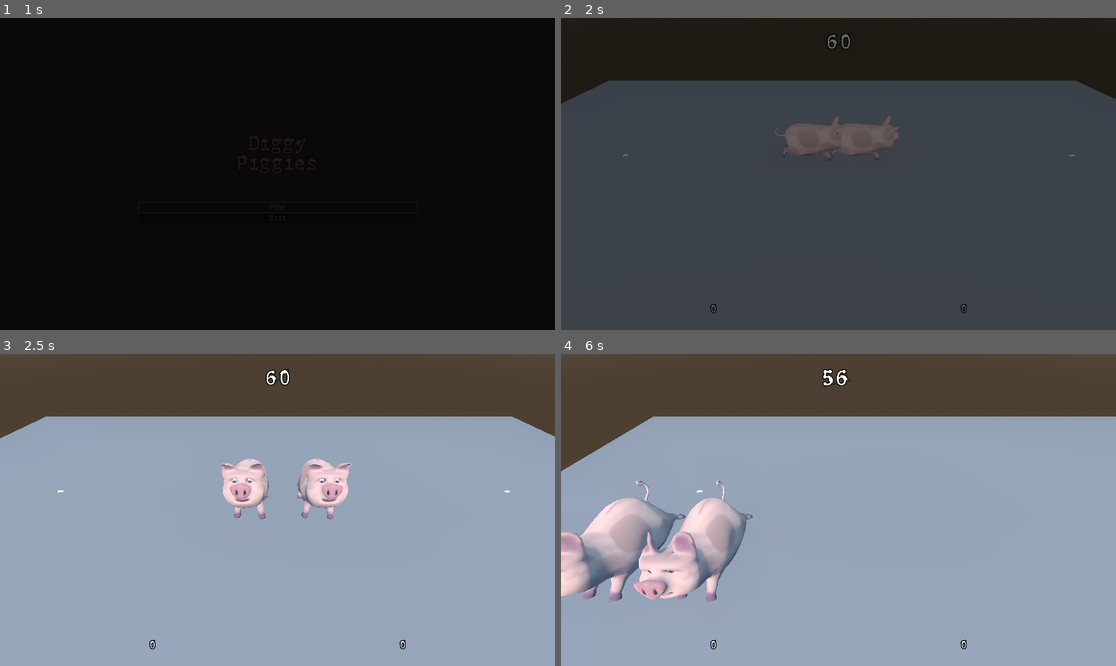
Above: before the commit, frames 1-4 (two rows, left to right).
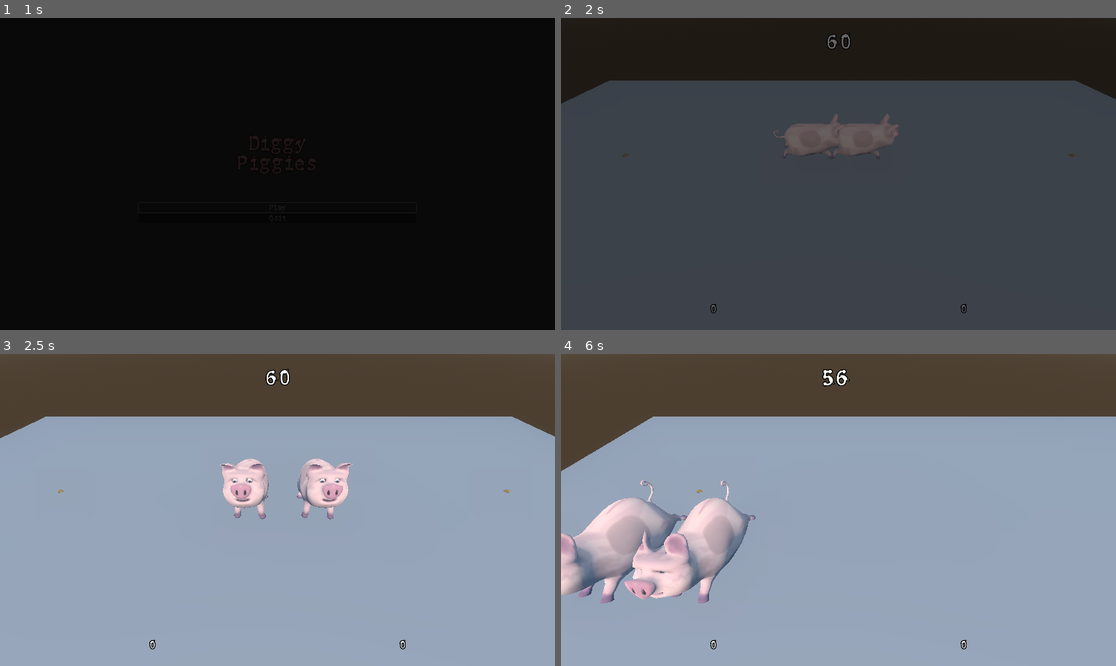
Above: after the commit, the same moments.

Repository: 80hdgames/GGJ-2023
Game: Godot game, scene res://Scenes/Start.tscn
Two runs of this game, one before a commit and one after it. Both use one fixed random seed, a clock stepped at 60 frames per second and the inputs below.
Inputs:
- Up to frame 1 (1 s): click "Play" at 0.5 s
- Up to frame 2 (2 s): tap Enter (ui_accept) at 1.25, 1.52 s; hold Right (ui_right) from 1.28 s (still down); tap Shift (desktop1_boost) at 1.35 s
- Up to frame 3 (2.5 s): release Right (ui_right) at 2.03 s; hold Down (ui_down) from 2.03 s (still down); tap Shift (desktop1_boost) at 2.1 s; tap Enter (ui_accept) at 2.27 s
- Up to frame 4 (6 s): release Down (ui_down) at 2.78 s; hold Right (ui_right) 2.78-3.53 s; tap Shift (desktop1_boost) every 0.75 s from 2.85 to 5.85 s; hold Up (ui_up) 3.53-4.28 s; tap Enter (ui_accept) at 3.77, 4.52, 5.27 s; hold Left (ui_left) 4.28-5.78 s; hold Down (ui_down) from 5.78 s (still down)

Frame 1 is identical in both runs. In frame 2, 0.2% of the frame differs, in the area x 11-93%, y 30-46%; in frame 3, less than 0.1%; in frame 4, 3.7%, in the area x 0-36%, y 40-80%.

Commit message:
Added some visual smoothing to turning piggies
* Godot wants me to change the Game scene uid for some reason

Diff:
--- a/GGJ-2023-Project/Scripts/Player.gd
+++ b/GGJ-2023-Project/Scripts/Player.gd
@@ -4,6 +4,7 @@
 
 const SPEED = 5.0
 const GRIP = 0.25
+const TURN_SPEED = 0.2
 const JUMP_VELOCITY = 4.5
 const TITLE_SCREEN_SCENE = Constants.TITLE_SCREEN_SCENE
 const MAX_BOOST = 1
@@ -69,7 +70,8 @@
 
 func _update_animation(direction :Vector3):
 	if direction != Vector3.ZERO:
-		avatar.look_at(global_transform.origin - direction)
+		var smoothedDirection = avatar.global_transform.basis.z.slerp(direction, TURN_SPEED)
+		avatar.look_at(global_transform.origin - smoothedDirection)
 
 	if not isBoosting and is_on_floor():
 		avatar.play("Run" if direction != Vector3.ZERO else "Idle")
Not shown: 1 places in GGJ-2023-Project/Scenes/Game.tscn that only renumber resources
